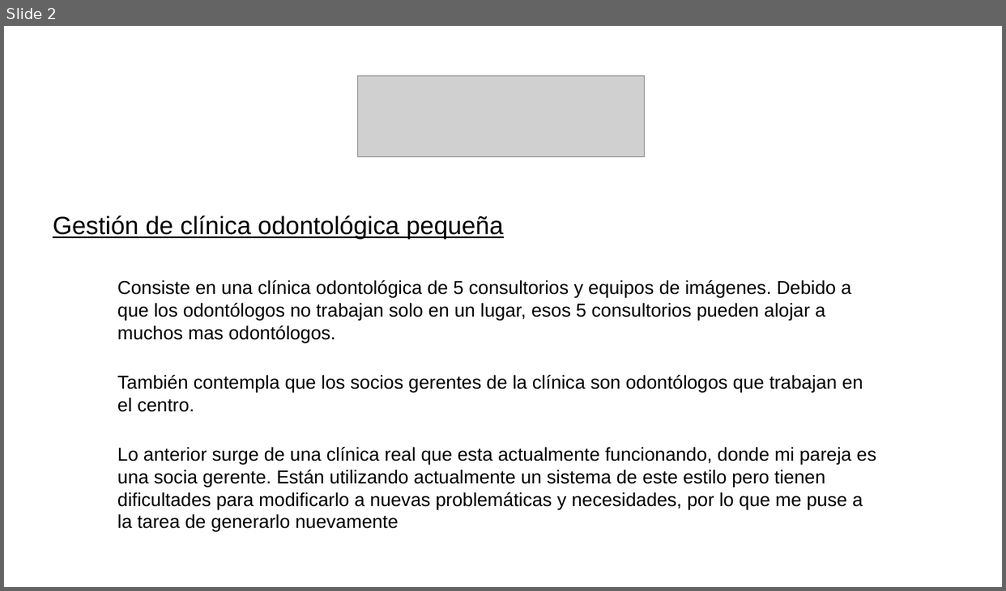
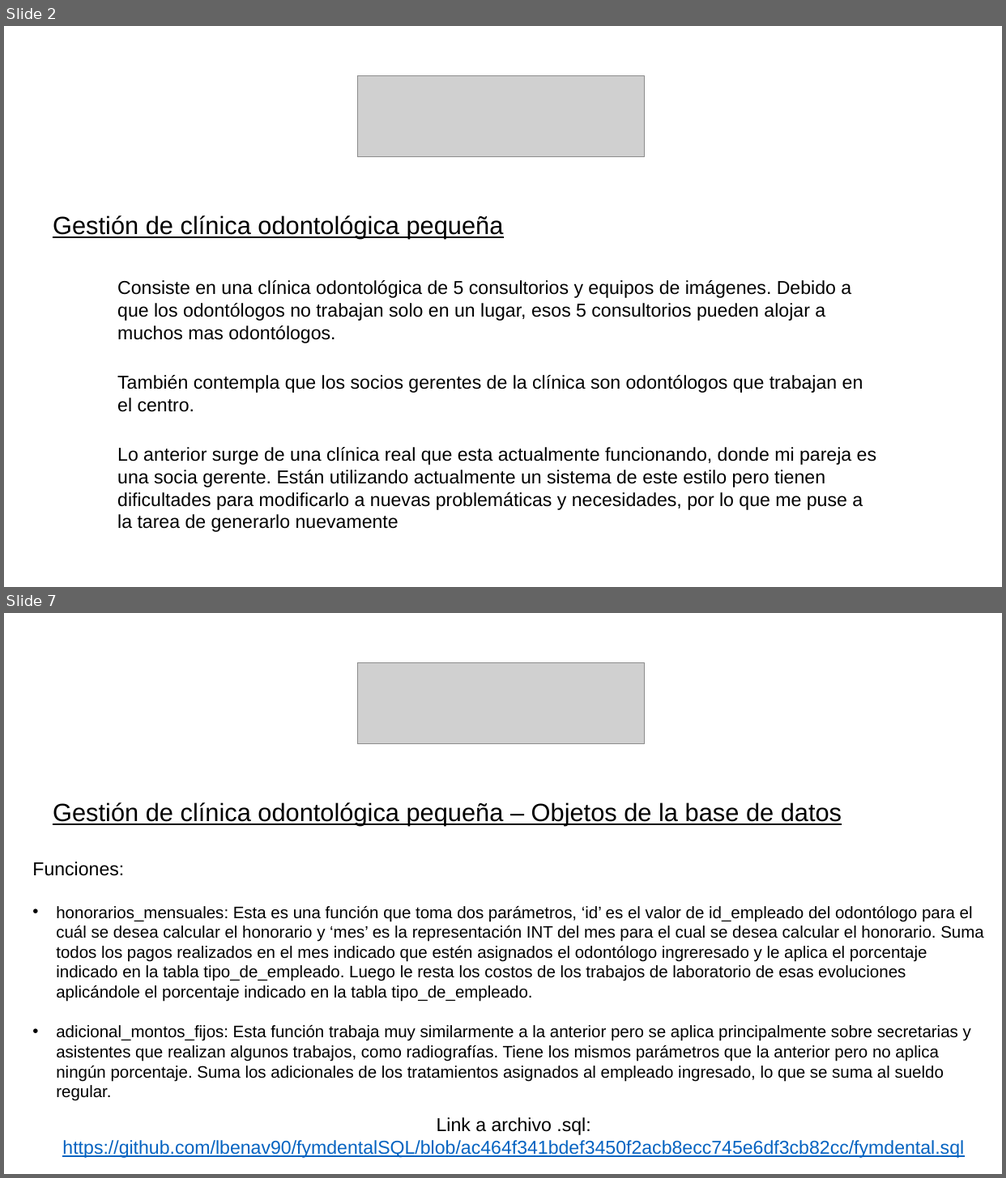
Before and after one commit to lbenav90/fymdentalSQL, a slide deck: benavidesSQL2.pptx. Shown one above the other, each under a label of ours: slide 2 before the commit, slides 2 and 7 after it; the slides between them are not shown. The pictures are 1006x591 and 1006x1178 pixels, drawn with LibreOffice and Linux fonts; fonts in the diff are those of the drawing; grey boxes stand for pictures. Boxes give left, top, right and bottom in pixels: in the first picture for what was removed or moved away, otherwise in the second. Text is boxed around its words. In the diff, an @@ line names an element or a change of style, - is before the commit and + after.

```diff
--- a/benavidesSQL2.pptx
+++ b/benavidesSQL2.pptx
@@ slide 7 added at <box>4,613,1002,1174</box>, background #FFFFFF @@
@@ picture added at <box>357,663,644,745</box> @@
@@ text added at <box>53,803,842,826</box>, 24 pt, text #000000, underline @@
+Gestión de clínica odontológica pequeña – Objetos de la base de datos
@@ text added at <box>32,862,983,1101</box>, 16 pt, text #000000 @@
+Funciones:
+• honorarios_mensuales: Esta es una función que toma dos parámetros, ‘id’ es el valor de id_empleado del odontólogo para el cuál se desea calcular el honorario y ‘mes’ es la representación INT del mes para el cual se desea calcular el honorario. Suma todos los pagos realizados en el mes indicado que estén asignados el odontólogo ingreresado y le aplica el porcentaje indicado en la tabla tipo_de_empleado. Luego le resta los costos de los trabajos de laboratorio de esas evoluciones aplicándole el porcentaje indicado en la tabla tipo_de_empleado.
+• adicional_montos_fijos: Esta función trabaja muy similarmente a la anterior pero se aplica principalmente sobre secretarias y asistentes que realizan algunos trabajos, como radiografías. Tiene los mismos parámetros que la anterior pero no aplica ningún porcentaje. Suma los adicionales de los tratamientos asignados al empleado ingresado, lo que se suma al sueldo regular.
@@ text added at <box>62,1118,964,1158</box>, 18 pt, text #0563C1, underline @@
+Link a archivo .sql:
+https://github.com/lbenav90/fymdentalSQL/blob/ac464f341bdef3450f2acb8ecc745e6df3cb82cc/fymdental.sql
```
Also in this commit, not shown: 3 slides changed, 5 other slides added.
